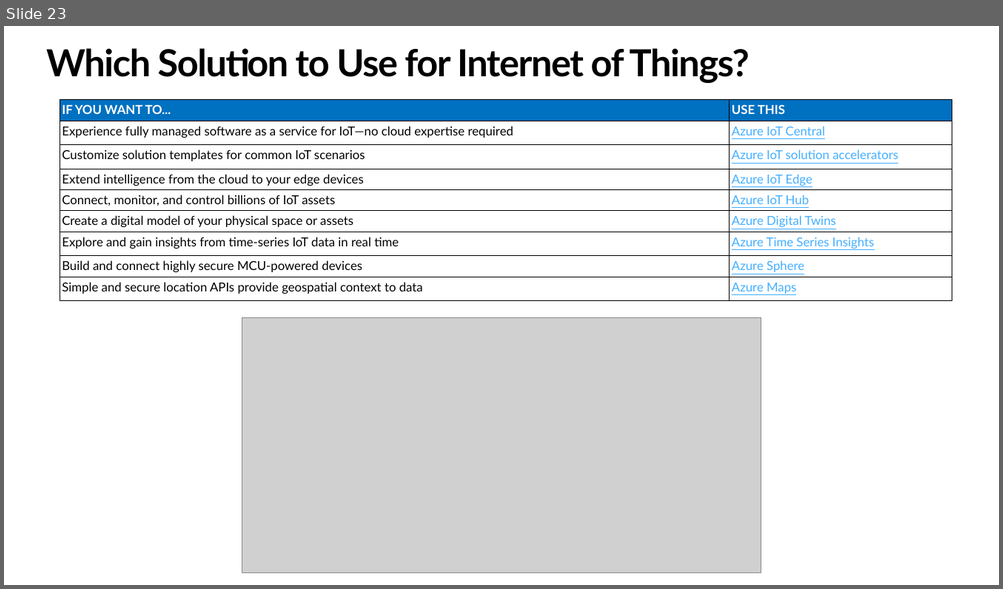
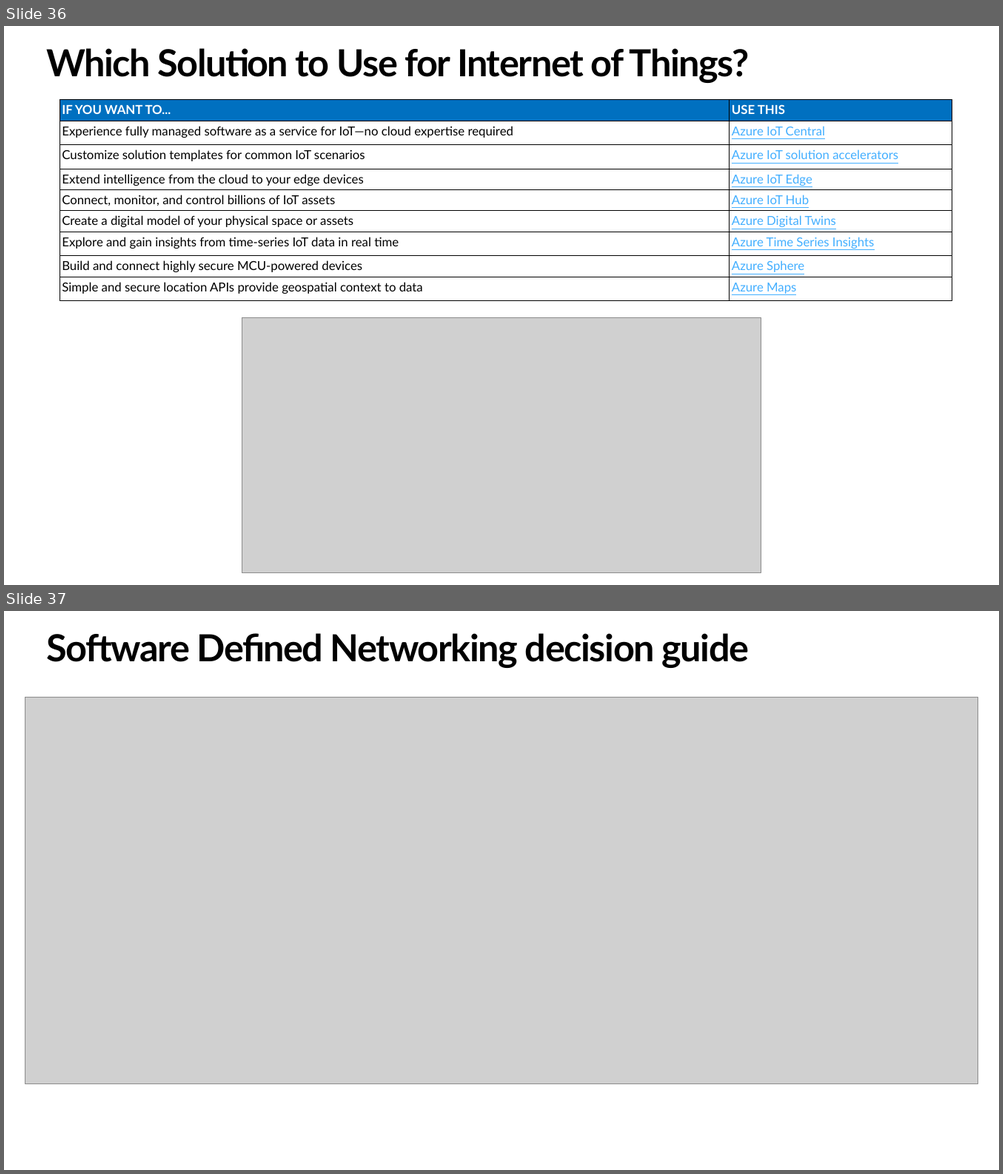
Before and after one commit to sastrykn/azserviceswhentouse, a slide deck: When to Use What-Azure Services.pptx. Shown one above the other, each under a label of ours: slide 23 before the commit, slides 36 and 37 after it. The pictures are 1003x589 and 1003x1174 pixels, drawn with LibreOffice and Linux fonts; fonts in the diff are those of the drawing; grey boxes stand for pictures. Boxes give left, top, right and bottom in pixels: in the first picture for what was removed or moved away, otherwise in the second. Text is boxed around its words. In the diff, an @@ line names an element or a change of style, - is before the commit and + after.

```diff
--- a/When to Use What-Azure Services.pptx
+++ b/When to Use What-Azure Services.pptx
@@ slide 37 added at [4, 611, 999, 1170], background #FFFFFF @@
@@ title added at [46, 633, 749, 668], 36 pt, text #000000, bold @@
+Software Defined Networking decision guide
@@ picture added at [25, 697, 978, 1085] @@
@@ what was slide 23 is now slide 36 @@
```
Also in this commit, not shown: 9 slides changed, 11 other slides added.
